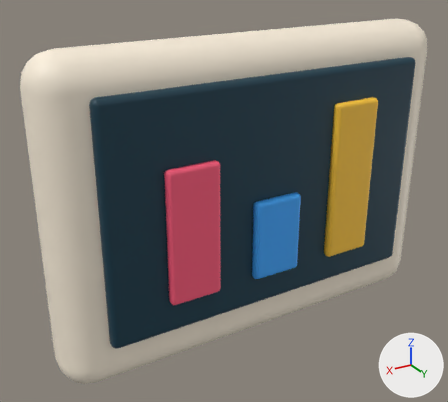
One commit to the FBX model EvolutionShop/Assets/EvolutionShop/Resources/Art/GrowthKit/IncubatorScreen.fbx: the scene before it, then after it.
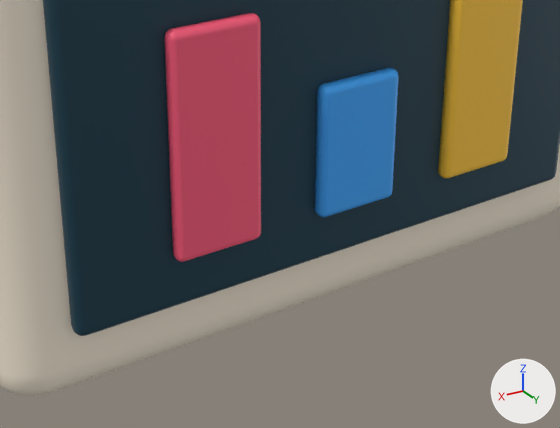
There are two pictures of each version: one whole from a 50 mm camera at (-0.103, 0.656, 0.805) aimed at (-0.282, 0.357, 0.655), one close up on the part from 15% to 88% of the width and 38% to 100% of the height. The lights are fixed; the arrows at lower right show +X, +Y and +Z. The older version's two pictures come first. Where no turn or scale is listed for an object, it has been applied to the vertices.

Names of what the first close-up shows: 'IncubatorScreen mesh'.
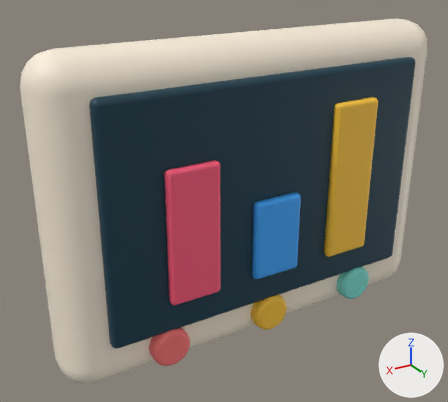
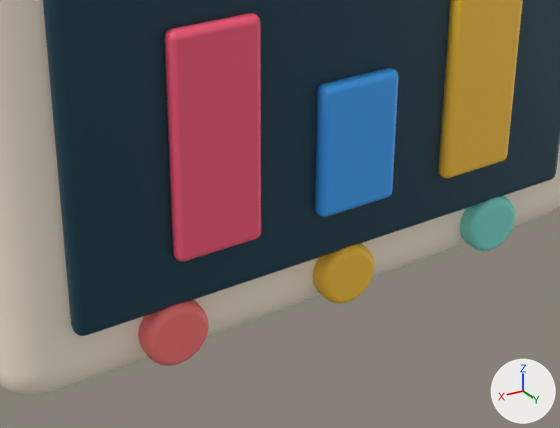
Location of each change, (x1, y1, x2, y2) in pixels of the close-ups (560 x 428 px):
```json
{"part": 1, "of": "me_cube_014", "change": "added", "after": [138, 300, 209, 366], "on screen": "red"}
{"part": 2, "of": "me_cube_014", "change": "added", "after": [313, 243, 375, 304], "on screen": "yellow"}
{"part": 3, "of": "me_cube_014", "change": "added", "after": [460, 196, 515, 251], "on screen": "cyan"}
```

Edits to the scene script, one JSON object a line:
```json
{"op": "add", "block": "mat_gk_teallight", "code": ["mat_gk_teallight = principled_material('GK_TealLight')", "mat_gk_teallight.base_color = (0.212, 0.768, 0.672)  # cyan #7fe3d6"]}
{"op": "add", "block": "mat_gk_coral", "code": ["mat_gk_coral = principled_material('GK_Coral')", "mat_gk_coral.base_color = (1.0, 0.195, 0.195)  # red #ff7a7a"]}
{"op": "add", "block": "mat_gk_yellow", "code": ["mat_gk_yellow = principled_material('GK_Yellow')", "mat_gk_yellow.base_color = (1.0, 0.584, 0.0452)  # yellow #ffc93c"]}
{"block": "me_cube_014", "where": "# used by ob_incubatorscreen_mesh; location = (0.0, 0.0, 0.0)"}
{"op": "remove", "block": "me_cube_014", "code": "me_cube_014.from_pydata(...)  # 760 vertices, 750 faces; spans x -0.43..-0.17, y 0.34..0.391, z 0.565..0.755"}
{"op": "add", "block": "me_cube_014", "code": "me_cube_014.from_pydata(...)  # 1528 vertices, 1428 faces; spans x -0.43..-0.17, y 0.34..0.391, z 0.565..0.755"}
{"block": "me_cube_014", "change": "me_cube_014 part 1: a new loose piece of 256 vertices spanning x -0.242..-0.218, y 0.378..0.388, z 0.573..0.597, in mat_gk_coral (red #ff7a7a)"}
{"block": "me_cube_014", "change": "me_cube_014 part 2: a new loose piece of 256 vertices spanning x -0.312..-0.288, y 0.378..0.388, z 0.573..0.597, in mat_gk_yellow (yellow #ffc93c)"}
{"block": "me_cube_014", "change": "me_cube_014 part 3: a new loose piece of 256 vertices spanning x -0.382..-0.358, y 0.378..0.388, z 0.573..0.597, in mat_gk_teallight (cyan #7fe3d6)"}
{"op": "add", "block": "me_cube_014", "code": "me_cube_014.materials.append(mat_gk_coral)  # red #ff7a7a"}
{"op": "add", "block": "me_cube_014", "code": "me_cube_014.materials.append(mat_gk_yellow)  # yellow #ffc93c"}
{"op": "add", "block": "me_cube_014", "code": "me_cube_014.materials.append(mat_gk_teallight)  # cyan #7fe3d6"}
```
